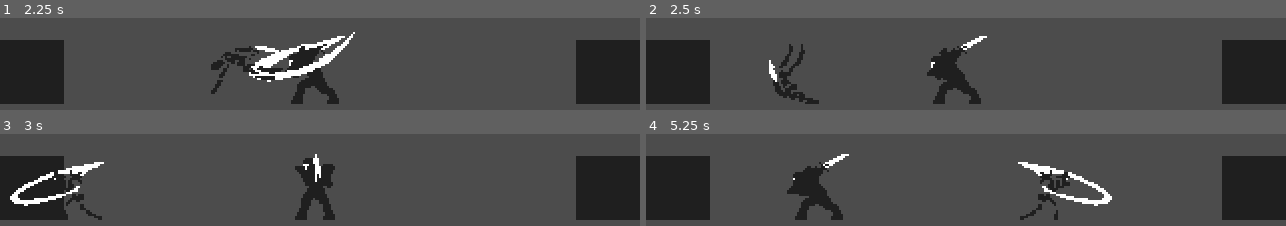
Above: before the commit, frames 1-4 (two rows, left to right).
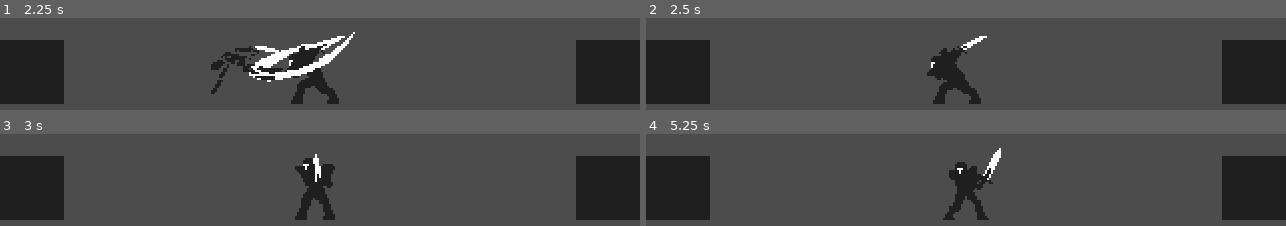
Above: after the commit, the same moments.

Repository: dw3nt/hb-grave-in-godot
Game: Godot game, scene res://Graveyard.tscn
Two runs of this game, one before a commit and one after it. Both use one fixed random seed, a clock stepped at 60 frames per second and the inputs below.
Inputs:
- Up to frame 1 (2.25 s): hold D (move_right) 0.53-2.03 s; tap K (attack) at 0.6, 1.35 s; hold A (move_left) from 2.03 s (still down); tap Space (roll) at 2.1 s
- Up to frame 2 (2.5 s): keep holding A (move_left); tap K (attack) at 2.3 s
- Up to frame 3 (3 s): keep holding A (move_left); tap K (attack) at 2.85 s
- Up to frame 4 (5.25 s): tap K (attack) at 3.6, 4.55, 5.1 s; release A (move_left) at 4.28 s; hold D (move_right) from 4.28 s (still down); tap Space (roll) at 4.35 s

Frame 1 is identical in both runs. In frame 2, 1.4% of the frame differs, in the area x 19-28%, y 28-94%; in frame 3, 2.0%; in frame 4, 7.3%, in the area x 22-73%, y 15-94%.

Commit message:
knight hitbox for attacking

Diff:
--- a/Knight.gd
+++ b/Knight.gd
@@ -13,13 +13,12 @@
 var inAttackRange = false
 
 func _physics_process(delta):
-	# may be a better way to tell enemies player doesn't exist (or is dead) cuz this is bad practice and inefficent
+	# may be a better way to tell enemies player doesn't exist (or is dead) cuz this seems like bad practice / inefficent
 	if skeleton == null:
 		state = State.IDLE
 
 	match state:
 		State.IDLE:
-			set_face_direction(skeleton)
 			process_idle()
 		State.CHASE:
 			set_face_direction(skeleton)
@@ -49,6 +48,11 @@
 	motion.x = lerp(motion.x, 0, 0.25)
 
 
+func attack_hit(node):
+	print("Knight hit " + node.name)
+	node.queue_free()
+
+
 func set_face_direction(faceTowards):
 	if faceTowards.position.x > position.x && isFlipped:
 		isFlipped = false
@@ -71,7 +75,10 @@
 
 func _on_Anim_animation_finished(anim_name):
 	if anim_name == "attack":
-		if inAttackRange:
-			set_face_direction(skeleton)
+		if get_tree().get_root().find_node("Skeleton", true, false):
+			if inAttackRange:
+				set_face_direction(skeleton)
+			else:
+				state = State.CHASE
 		else:
-			state = State.CHASE
+			skeleton = null
--- a/Knight.tscn
+++ b/Knight.tscn
@@ -1,9 +1,10 @@
-[gd_scene load_steps=10 format=2]
+[gd_scene load_steps=12 format=2]
 
 [ext_resource path="res://Knight.gd" type="Script" id=1]
 [ext_resource path="res://assets/sprites/knight/s_knight_attack_strip12.png" type="Texture" id=2]
 [ext_resource path="res://assets/sprites/knight/s_knight_idle_strip3.png" type="Texture" id=3]
 [ext_resource path="res://assets/sprites/knight/s_knight_walk_strip4.png" type="Texture" id=4]
+[ext_resource path="res://Hitbox.tscn" type="PackedScene" id=5]
 
 [sub_resource type="Animation" id=1]
 resource_name = "attack"
@@ -56,6 +57,18 @@
 "update": 0,
 "values": [ Vector2( 20, 0 ) ]
 }
+tracks/4/type = "value"
+tracks/4/path = NodePath("Hitbox/CollisionShape2D:disabled")
+tracks/4/interp = 1
+tracks/4/loop_wrap = true
+tracks/4/imported = false
+tracks/4/enabled = true
+tracks/4/keys = {
+"times": PoolRealArray( 0, 0.4, 0.6 ),
+"transitions": PoolRealArray( 1, 1, 1 ),
+"update": 1,
+"values": [ true, false, true ]
+}
 
 [sub_resource type="Animation" id=2]
 length = 0.6
@@ -167,6 +180,10 @@
 [sub_resource type="RectangleShape2D" id=5]
 extents = Vector2( 42, 10 )
 
+[sub_resource type="CapsuleShape2D" id=6]
+radius = 6.43762
+height = 32.7176
+
 [node name="Knight" type="KinematicBody2D"]
 collision_layer = 2
 collision_mask = 12
@@ -192,6 +209,17 @@
 [node name="CollisionShape2D" type="CollisionShape2D" parent="AttackDetect"]
 shape = SubResource( 5 )
 
+[node name="Hitbox" parent="." instance=ExtResource( 5 )]
+position = Vector2( 14.4922, 2.55161 )
+rotation = -0.0692103
+collision_layer = 16
+collision_mask = 1
+
+[node name="CollisionShape2D" type="CollisionShape2D" parent="Hitbox"]
+rotation = -1.20352
+shape = SubResource( 6 )
+disabled = true
+
 [connection signal="animation_finished" from="Anim" to="." method="_on_Anim_animation_finished"]
 [connection signal="body_entered" from="AttackDetect" to="." method="_on_AttackDetect_body_entered"]
 [connection signal="body_exited" from="AttackDetect" to="." method="_on_AttackDetect_body_exited"]
--- a/Skeleton.tscn
+++ b/Skeleton.tscn
@@ -411,7 +411,6 @@
 shape = SubResource( 7 )
 
 [node name="Hitboxes" type="Node2D" parent="."]
-editor/display_folded = true
 
 [node name="AttackOne" parent="Hitboxes" groups=[
 "playerHitbox",
